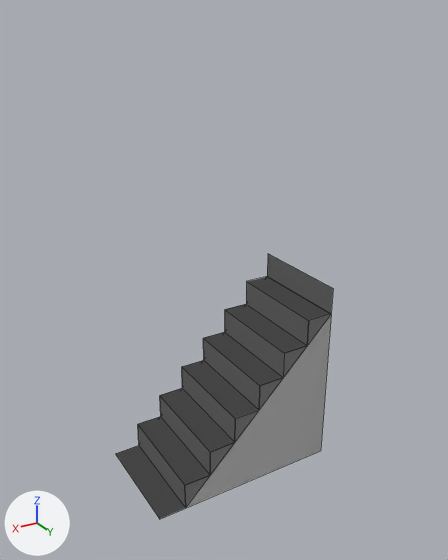
A saved change to the Blender file Ninja Game/Assets/GameObjects/stairs.blend.
Rendered twice from a camera (50 mm lens) standing at (10.5, 17.1, 15.8) and looking at (-5.0, -8.8, 2.9). Arrows for +X, +Y and +Z are at lower left; the lights stay in place. Mesh edges are drawn as thin lines.

Before the edit, the objects in view are built like this:
```python
me_cube = bpy.data.meshes.new('Cube')
me_cube.from_pydata(...)  # 205 vertices, 71 faces, 2 loose edges; spans x -3.01..4.0, y -2.01..2.0, z -0.01..7.0
me_cube.materials.append(mat_material)  # white #e7e7e7
ob_cube = bpy.data.objects.new('Cube', me_cube)
ob_cube.location = (0.0, 0.0, 0.0)
```
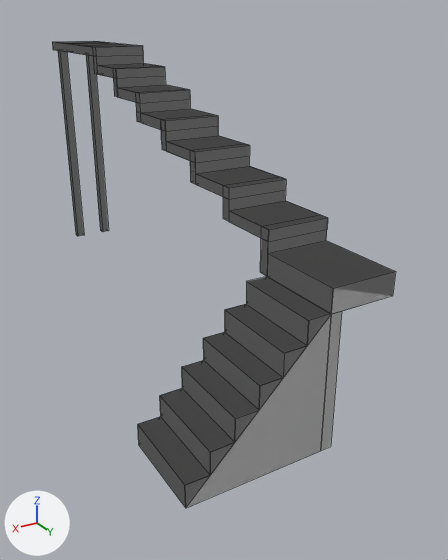
The change, as a diff of the scene's bpy script:
```diff
--- a/Ninja Game/Assets/GameObjects/stairs.blend.py
+++ b/Ninja Game/Assets/GameObjects/stairs.blend.py
@@ me_cube @@
 # used by ob_cube; location = (0.0, 0.0, 0.0)
-me_cube.from_pydata(...)  # 205 vertices, 71 faces, 2 loose edges; spans x -3.01..4.0, y -2.01..2.0, z -0.01..7.0
+me_cube.from_pydata(...)  # 2034 vertices, 742 faces, 9 loose edges; spans x -6.0..3.0, y -28.5..2.0, z -0.01..14.0
+# me_cube part 1: 8 vertices removed from x 4.0, y -2.0..2.0, z 0.0; 1730 vertices added at x -6.0..3.0, y -28.5..2.0, z -0.01..14.0
 me_cube.materials.append(mat_material)
```

Pixel boxes [x1, y1, x2, y2] of what changed, in the pictures (448 x 560 px):
'Cube', reshaped (58% wider, 76% taller)
    before: [116, 254, 333, 519]
    after: [52, 41, 396, 508]
part 1 of me_cube, built on
    before: [116, 445, 185, 519]
    after: [52, 41, 396, 508]
